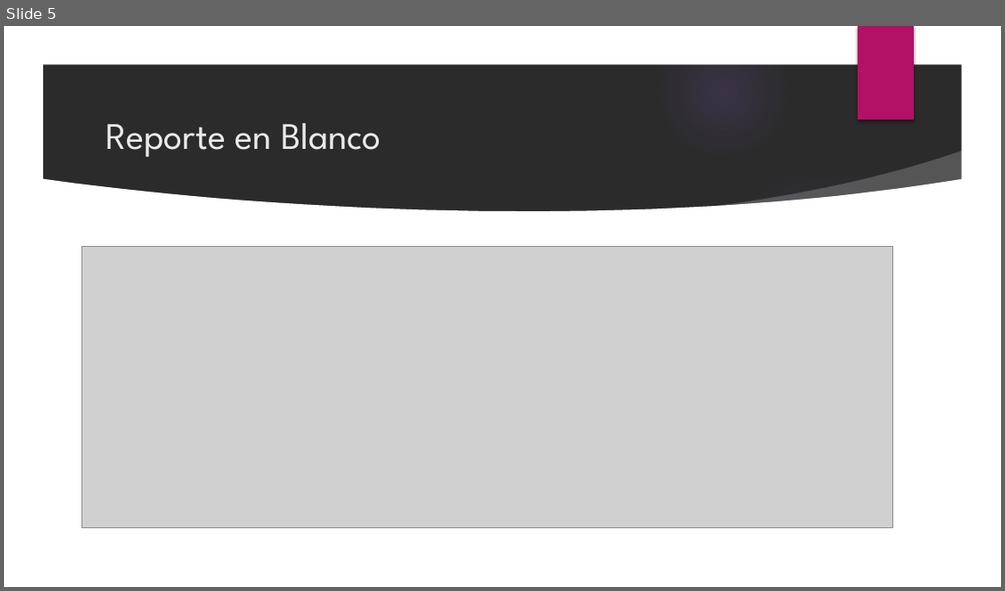
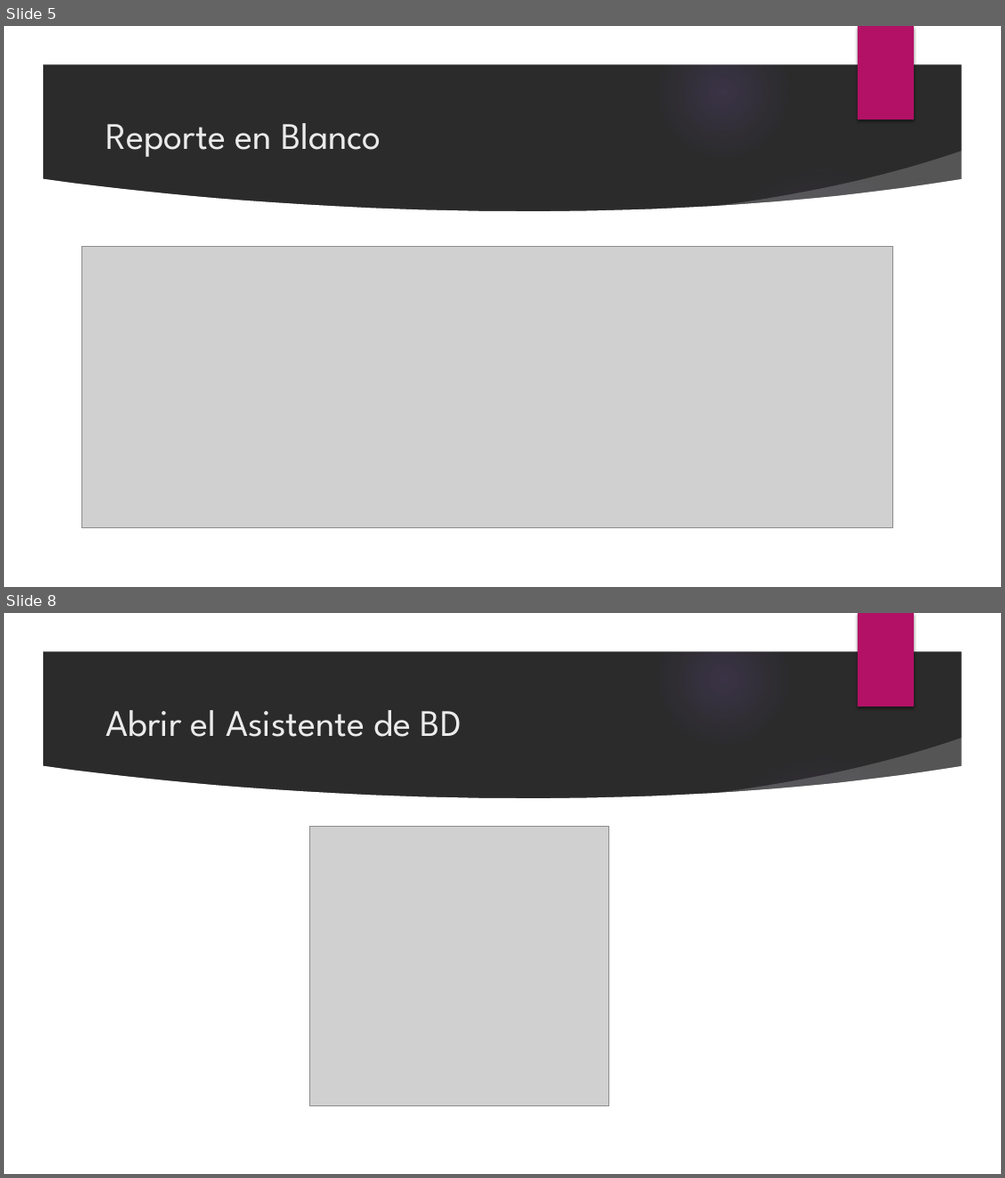
Before and after one commit to ranjua/IPC2J15, a slide deck: TareaPractica2/Manual Crystal Reports.pptx. Shown one above the other, each under a label of ours: slide 5 before the commit, slides 5 and 8 after it; the slides between them are not shown. The pictures are 1005x591 and 1005x1178 pixels, drawn with LibreOffice and Linux fonts; fonts in the diff are those of the drawing; grey boxes stand for pictures; background and template pictures are left out; a plain dark background stands for a picture behind light text. Boxes give left, top, right and bottom in pixels: in the first picture for what was removed or moved away, otherwise in the second. Text is boxed around its words. In the diff, an @@ line names an element or a change of style, - is before the commit and + after.

```diff
--- a/TareaPractica2/Manual Crystal Reports.pptx
+++ b/TareaPractica2/Manual Crystal Reports.pptx
@@ slide 8 added at box(4, 613, 1001, 1174), background picture (left out); not listed: 9 template elements that a slide beside it also shows @@
@@ title added at box(105, 710, 461, 737), 36 pt, text #EBEBEB @@
+Abrir el Asistente de BD
@@ picture added at box(310, 826, 610, 1106) @@
```
Also in this commit, not shown: 2 slides changed, 15 other slides added, 8 other files.
